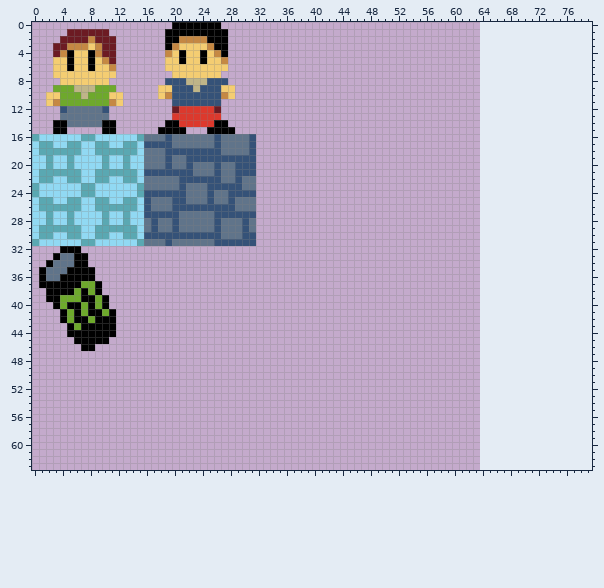
Edited in one commit: sprite sheet (Assets/spritesheet.png). That is the earlier state.
The file is 64x64 pixels. The old version is drawn lined up with the new one, on the new canvas.
The result:
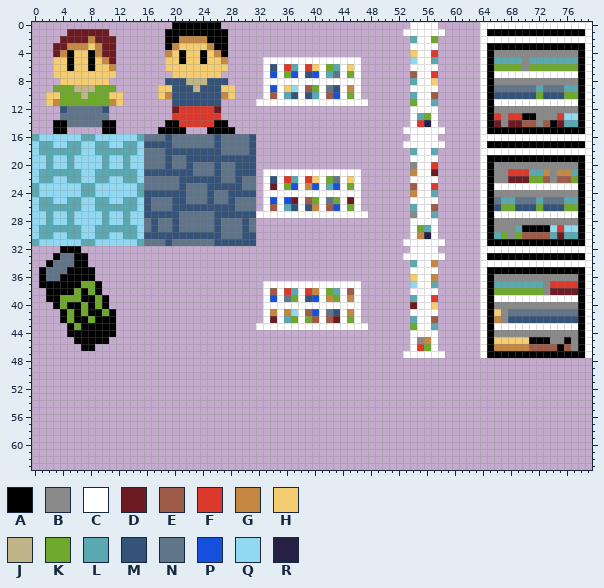
Palette (. is transparent): A #000000  B #898989  C #ffffff  D #6c1b23  E #9e5b47  F #dc392d  G #c58843  H #f4cd72  J #bfb588  K #6ea92c  L #5aa8b2  M #355278  N #60748a  P #1651dd  Q #91d9f3  R #262144
The commit says: added more environment textures, fullscreen code
Changes in this commit:
canvas 64x64 -> 80x64
@@ x 30..79 @@
- 0 ..................................................
- 1 ..................................................
- 2 ..................................................
- 3 ..................................................
- 4 ..................................................
- 5 ..................................................
- 6 ..................................................
- 7 ..................................................
- 8 ..................................................
- 9 ..................................................
-10 ..................................................
-11 ..................................................
-12 ..................................................
-13 ..................................................
-14 ..................................................
-15 ..................................................
-16 NM................................................
-17 NM................................................
-18 NM................................................
-19 MM................................................
-20 MM................................................
-21 MM................................................
-22 NN................................................
-23 NN................................................
-24 MM................................................
-25 NN................................................
-26 NN................................................
-27 MM................................................
-28 MN................................................
-29 MN................................................
-30 MM................................................
-31 MM................................................
-32 ..................................................
-33 ..................................................
-34 ..................................................
-35 ..................................................
-36 ..................................................
-37 ..................................................
-38 ..................................................
-39 ..................................................
-40 ..................................................
-41 ..................................................
-42 ..................................................
-43 ..................................................
-44 ..................................................
-45 ..................................................
-46 ..................................................
-47 ..................................................
+ 0 ........................CCCC......CCCCCCCCCCCCCCCC
+ 1 .......................CCCCCC.....CAAAAAAAAAAAAAAC
+ 2 ........................LCCK......CCCCCCCCCCCCCCCC
+ 3 ........................CCCC......CAAAAAAAAAAAAAAC
+ 4 ........................HCCF......CABBBBBBBBBBBBAC
+ 5 ...CCCCCCCCCCCCCC.......QCCL......CALLLLBLLLLLLLAC
+ 6 ...CMCFLCFHCKLCHC.......CCCC......CAKKKKBKKKKKKKAC
+ 7 ...CPCKPCMPCLNCKC.......ECCF......CACCCCCCCCCCCCAC
+ 8 ...CCCCCCCCCCCCCC.......LCCH......CABBBBBBBBBBBBAC
+ 9 ...CPCHQCEKCNMCGC.......CCCC......CANNNNNNLNNNLLAC
+10 ...CECLMCMLCEPCKC.......LCCE......CAMMMMMMKMMMKKAC
+11 ..CCCCCCCCCCCCCCCC......KCCL......CACCCCCCCCCCCCAC
+12 ........................CCCC......CABBBBBBBBBBBBAC
+13 ........................CLKC......CAFBFFAABBBFQQAC
+14 ........................CFRC......CADBDDEEBEADLLAC
+15 .......................CCCCCC.....CAAAAAAAAAAAAAAC
+16 NM......................CCCC......CCCCCCCCCCCCCCCC
+17 NM.....................CCCCCC.....CAAAAAAAAAAAAAAC
+18 NM......................LCCL......CCCCCCCCCCCCCCCC
+19 MM......................CCCC......CAAAAAAAAAAAAAAC
+20 MM......................BCCF......CABBBBBBBBBBBBAC
+21 MM.CCCCCCCCCCCCCC.......GCCD......CABBFFFLLGBGGLAC
+22 NN.CMCFLCFHCKNCHC.......CCCC......CABBDDDKKEBEEKAC
+23 NN.CDCKPCGPCLPCKC.......ECCF......CACCCCCCCCCCCCAC
+24 MM.CCCCCCCCCCCCCC.......GCCL......CABBBBBBBBBBBBAC
+25 NN.CPCPDCEKCNKCDC.......CCCC......CANLLNNNLNNNLLAC
+26 NN.CECLMCMGCEPCKC.......LCCE......CAMKKMMMKMMMKKAC
+27 MMCCCCCCCCCCCCCCCC......BCCL......CACCCCCCCCCCCCAC
+28 MN......................CCCC......CABBBBBBBBBBBBAC
+29 MN......................CKLC......CABBBLAAAAQFQQAC
+30 MM......................CGRC......CALKBKEEEELDLLAC
+31 MM.....................CCCCCC.....CAAAAAAAAAAAAAAC
+32 ........................CCCC......CCCCCCCCCCCCCCCC
+33 .......................CCCCCC.....CAAAAAAAAAAAAAAC
+34 ........................LCCG......CCCCCCCCCCCCCCCC
+35 ........................CCCC......CAAAAAAAAAAAAAAC
+36 ........................HCCG......CABBBBBBBBBBBBAC
+37 ...CCCCCCCCCCCCCC.......QCCL......CALLLLLLLBFFFFAC
+38 ...CECFLCFGCKLCEC.......CCCC......CAKKKKKKKBDDDDAC
+39 ...CPCNKCMPCGKCGC.......LCCF......CACCCCCCCCCCCCAC
+40 ...CCCCCCCCCCCCCC.......DCCH......CABBBBBBBBBBBBAC
+41 ...CGCGQCEPCNMCGC.......CCCC......CAHBNNNNNNNNNNAC
+42 ...CDCLKCKECEDCKC.......LCCE......CAGBMMMMMMMMMMAC
+43 ..CCCCCCCCCCCCCCCC......KCCL......CACCCCCCCCCCCCAC
+44 ........................CCCC......CABBBBBBBBBBBBAC
+45 ........................CBGC......CAHHHHHAAABBABAC
+46 ........................CFKC......CAGGGGGEEEEAEBAC
+47 .......................CCCCCC.....CAAAAAAAAAAAAAAC
 48 ..................................................
Changed places in both pictures, as pixel boxes (x1, y1, x2, y2):
added: (403, 22, 445, 358)
added: (480, 22, 592, 358)
added: (256, 57, 368, 106)
added: (256, 169, 368, 218)
added: (256, 281, 368, 330)
